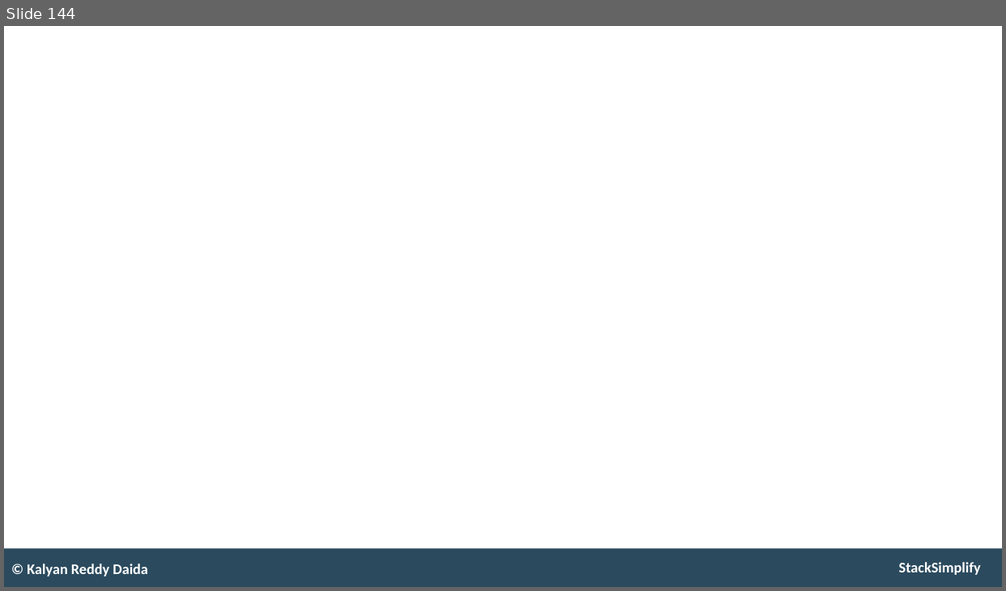
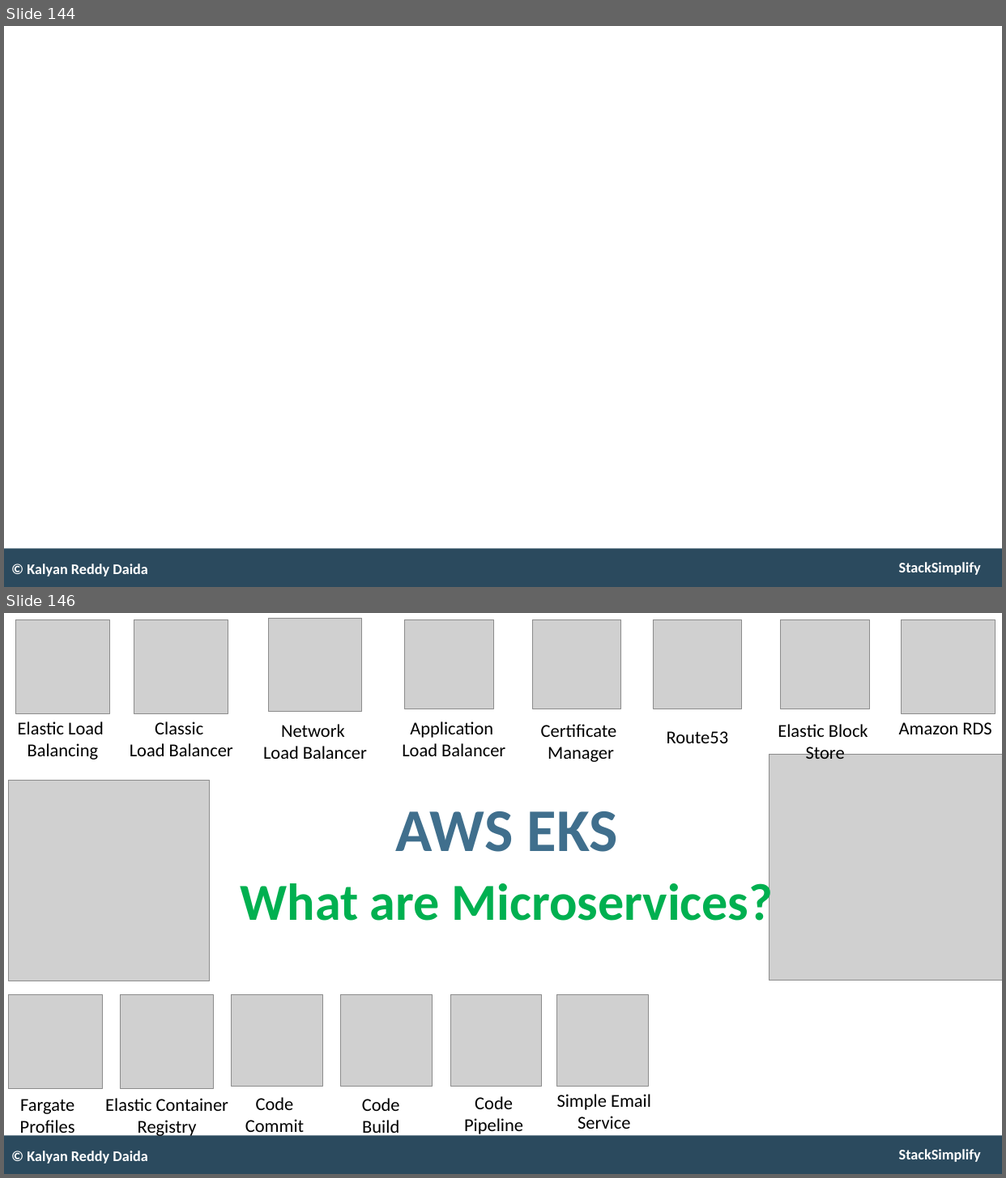
Before and after one commit to talvionyx/aws-eks-kubernetes-masterclass, a slide deck: presentation/AWS-Fargate-and-EKS-Masterclass.pptx. Shown one above the other, each under a label of ours: slide 144 before the commit, slides 144 and 146 after it; the slides between them are not shown. The pictures are 1006x591 and 1006x1178 pixels, drawn with LibreOffice and Linux fonts; fonts in the diff are those of the drawing; grey boxes stand for pictures. Boxes give left, top, right and bottom in pixels: in the first picture for what was removed or moved away, otherwise in the second. Text is boxed around its words. In the diff, an @@ line names an element or a change of style, - is before the commit and + after.

```diff
--- a/presentation/AWS-Fargate-and-EKS-Masterclass.pptx
+++ b/presentation/AWS-Fargate-and-EKS-Masterclass.pptx
@@ slide 146 added at <box>4,613,1002,1174</box>, background #FFFFFF; not listed: 2 template elements that a slide beside it also shows @@
@@ picture added at <box>16,619,110,714</box> @@
@@ picture added at <box>134,619,228,714</box> @@
@@ picture added at <box>268,618,362,712</box> @@
@@ picture added at <box>405,619,494,709</box> @@
@@ picture added at <box>532,619,621,709</box> @@
@@ picture added at <box>653,619,742,709</box> @@
@@ picture added at <box>781,619,870,709</box> @@
@@ picture added at <box>901,619,995,714</box> @@
@@ text added at <box>18,722,104,760</box>, 21 pt, text #000000 @@
+Elastic Load
+Balancing
@@ text added at <box>130,722,233,756</box>, 21 pt, text #000000 @@
+Classic
+Load Balancer
@@ text added at <box>263,724,367,759</box>, 21 pt, text #000000 @@
+Network
+Load Balancer
@@ text added at <box>402,722,505,756</box>, 21 pt, text #000000 @@
+Application
+Load Balancer
@@ text added at <box>541,724,617,762</box>, 21 pt, text #000000 @@
+Certificate
+Manager
@@ text added at <box>667,731,729,743</box>, 21 pt, text #000000 @@
+Route53
@@ text added at <box>778,724,868,759</box>, 21 pt, text #000000 @@
+Elastic Block
+Store
@@ text added at <box>899,722,991,735</box>, 21 pt, text #000000 @@
+Amazon RDS
@@ picture added at <box>769,754,1002,981</box> @@
@@ picture added at <box>8,780,209,981</box> @@
@@ text added at <box>241,811,773,932</box>, 60 pt, text #00B050, bold @@
+AWS EKS
+What are Microservices?
@@ picture added at <box>8,995,103,1089</box> @@
@@ picture added at <box>120,995,214,1088</box> @@
@@ picture added at <box>231,995,322,1086</box> @@
@@ picture added at <box>341,995,432,1086</box> @@
@@ picture added at <box>450,995,542,1086</box> @@
@@ picture added at <box>556,995,648,1086</box> @@
@@ text added at <box>105,1098,228,1138</box>, 21 pt, text #000000 @@
+Elastic Container
+Registry
@@ text added at <box>245,1097,304,1137</box>, 21 pt, text #000000 @@
+Code
+Commit
@@ text added at <box>362,1098,400,1138</box>, 21 pt, text #000000 @@
+Code
+Build
@@ text added at <box>464,1097,523,1137</box>, 21 pt, text #000000 @@
+Code
+Pipeline
@@ text added at <box>557,1094,651,1129</box>, 21 pt, text #000000 @@
+Simple Email
+Service
@@ text added at <box>20,1099,75,1138</box>, 21 pt, text #000000 @@
+Fargate
+Profiles
@@ text added at <box>27,1151,148,1164</box>, 17 pt, text #FFFFFF, bold @@
+© Kalyan Reddy Daida
```
Also in this commit, not shown: 32 other slides added.
